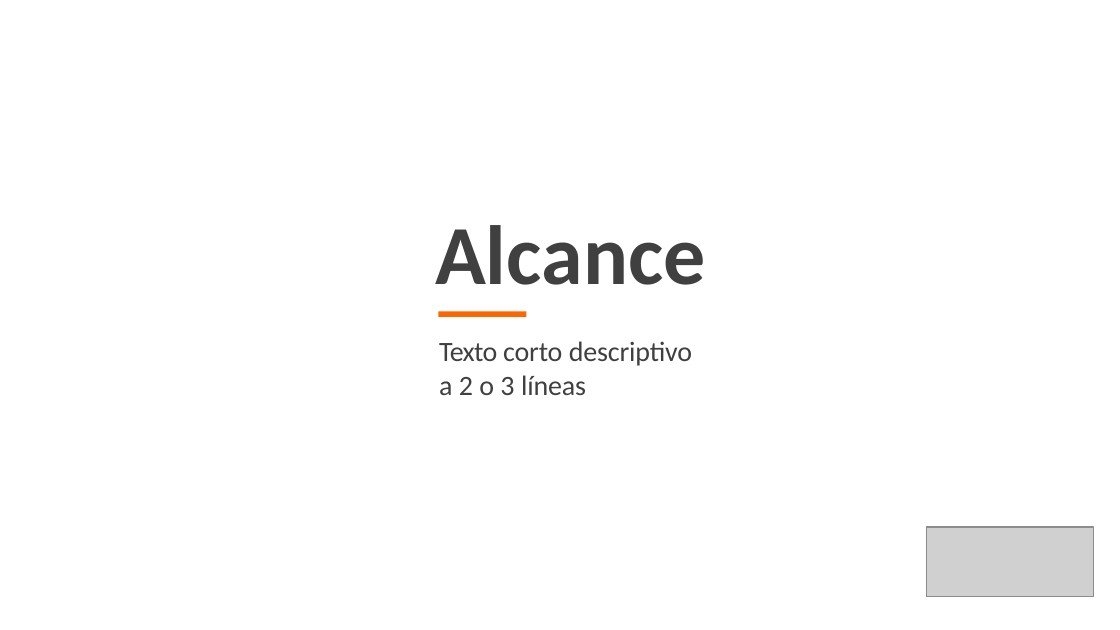
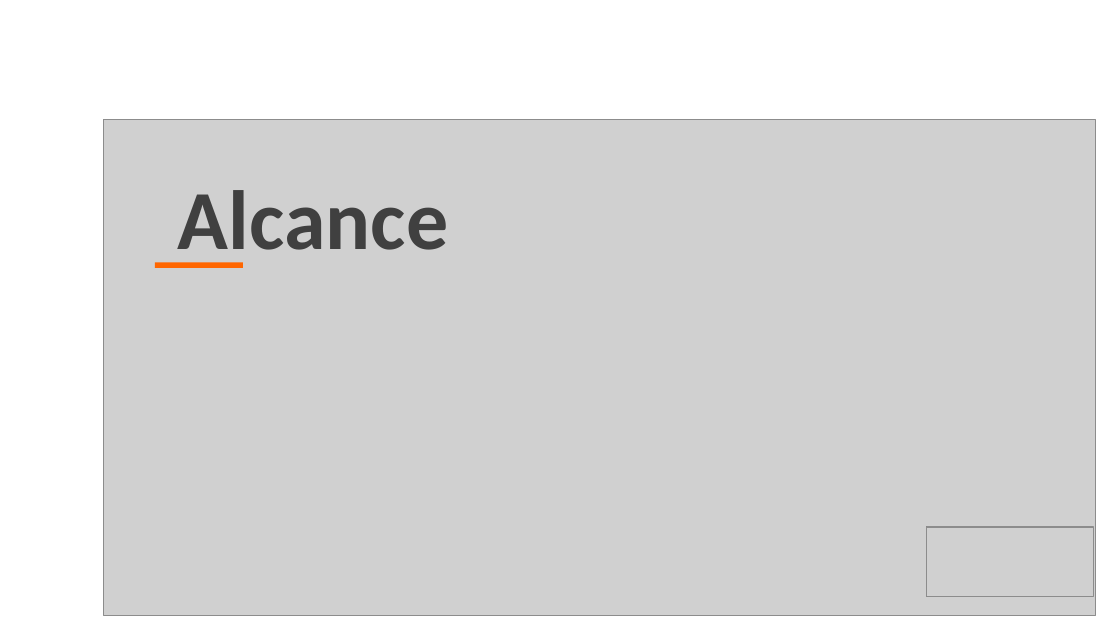
Before and after one commit to kamor31232/Proyecto_adsi, a slide deck: slide 14 of App/app_documentacion/1er_trimestre/1_proyecto/1_1_1_presentacion_proyecto.pptx. Drawn at 1120x630 pixels with LibreOffice and Linux fonts; fonts in the diff are those of the drawing; grey boxes stand for pictures; background and template pictures are left out. Boxes give left, top, right and bottom in pixels: in the first picture for what was removed or moved away, otherwise in the second. Text is boxed around its words. In the diff, an @@ line names an element or a change of style, - is before the commit and + after.

Commit message:
Empecé hacer la presentacion de alcance del proyecto

```diff
--- a/App/app_documentacion/1er_trimestre/1_proyecto/1_1_1_presentacion_proyecto.pptx
+++ b/App/app_documentacion/1er_trimestre/1_proyecto/1_1_1_presentacion_proyecto.pptx
@@ picture added at <box>104,120,1095,616</box> @@
@@ title "Alcance" rewrapped from <box>435,225,706,285</box> to <box>178,190,449,268</box> @@
@@ freeform shape: place and size @@
-freeform shape at <box>439,311,528,317</box>
+freeform shape at <box>155,262,243,268</box>
@@ text removed at <box>439,341,692,395</box> @@
-Texto corto descriptivo
-a 2 o 3 líneas
```
Also in this commit, not shown: 2 other slides changed, 1 slide added.
